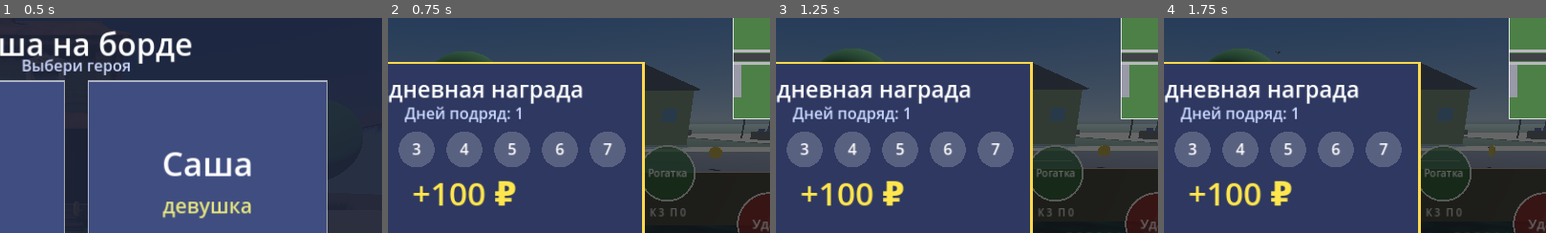
Above: before the commit, frames 1-4 (left to right).
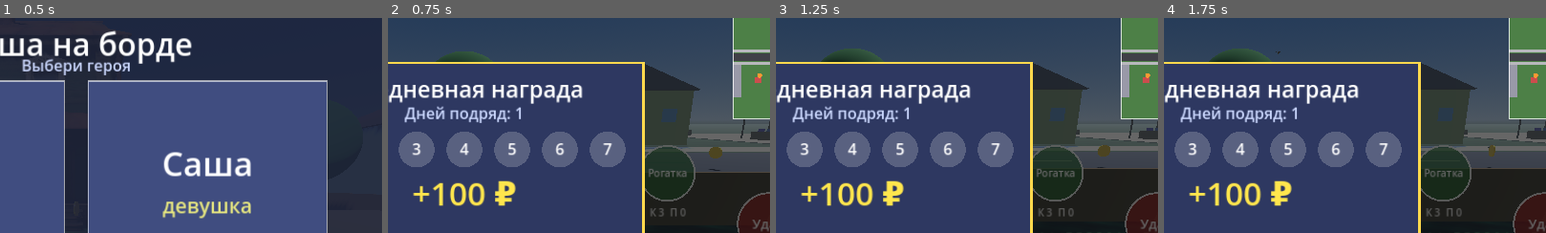
Above: after the commit, the same moments.

Repository: anon-anonymnyy/My-Games-
Game: Godot game, scene res://main.tscn
Two runs of this game, one before a commit and one after it. Both use one fixed random seed, a clock stepped at 60 frames per second and the inputs below.
Inputs (mouse positions are % of the whole screen's width and height, from its top left):
- Up to frame 1 (0.5 s): no input
- Up to frame 2 (0.75 s): tap Enter at 0.5 s; move the mouse to (45, 70) at 0.52 s; click (45, 70) at 0.67 s
- Up to frame 3 (1.25 s): no input
- Up to frame 4 (1.75 s): drag from (80, 65) to (45, 70) at 1.27 s
The pictures show only the part of the screen within x 40-90%, y 12-62%; the shares and areas given below are measured in that part.

Frame 1 is identical in both runs. In frame 2, less than 0.1% of the frame differs, in the area x 96-98%, y 25-31%; in frame 3, less than 0.1%; in frame 4, less than 0.1%.

Commit message:
Add files via upload

Diff:
--- a/main.gd
+++ b/main.gd
@@ -27,11 +27,11 @@
 	{"t": "Заедь в скейт-парк (справа по улице)", "k": "park", "n": 1, "r": 200, "u": ""},
 	{"t": "Набери 8000 очков за трюки", "k": "score", "n": 8000, "r": 1000, "u": ""}]
 const UPGRADES := [
-	{"name": "Покрасить забор", "cost": 300, "inc": 30},
-	{"name": "Клумбы у дома", "cost": 600, "inc": 60},
-	{"name": "Лавочка и фонарь", "cost": 1200, "inc": 120},
-	{"name": "Мастерская во дворе", "cost": 2500, "inc": 250},
-	{"name": "Своя лавка", "cost": 5000, "inc": 500}]
+	{"name": "Покрасить забор", "cost": 500, "inc": 30},
+	{"name": "Клумбы у дома", "cost": 1200, "inc": 60},
+	{"name": "Лавочка и фонарь", "cost": 2500, "inc": 120},
+	{"name": "Мастерская во дворе", "cost": 5000, "inc": 250},
+	{"name": "Своя лавка", "cost": 10000, "inc": 500}]
 const MAX_OFFLINE_H := 8.0
 
 var player: CharacterBody3D
@@ -110,6 +110,7 @@
 	_build_player()
 	_build_hud()
 	_build_story()
+	_build_dojo()
 	_build_audio()
 	_build_stones()
 	_build_birds()
@@ -717,6 +718,7 @@
 	_btn_draw(_btn_hit(), 52, Color(0.7, 0.15, 0.15, 0.6))
 	_text_c("Огонь" if aiming else "Удар", _btn_hit(), 22)
 	_draw_sling_hud(s)
+	_draw_fight(s)
 	_text("Птицы: %d" % int(stats["birds"]), Vector2(22, 288), 16, Color(1, 1, 1, 0.7))
 	if skating:
 		_btn_draw(_btn_brake(), 52, Color(0.8, 0.15, 0.15, 0.75) if brake_id != -1 else Color(0.15, 0.2, 0.35, 0.55))
@@ -932,24 +934,29 @@
 	_reset_trick()
 
 # ---------------- сюжет, NPC, диалоги (сборка 2) ----------------
-const LIGHT_COST := 500
+const LIGHT_COST := 700
+const DOBOK_COST := 600
 const MM_SIZE := 170.0
 const MM_SCALE := 1.3
 const L_PTS := [Vector3(-60, 0, 13), Vector3(-42, 0, 27), Vector3(-26, 0, 13), Vector3(-10, 0, 27), Vector3(8, 0, 13)]
 const CAR_POS := Vector3(-60, 0, 35)
 const DOOR_POS := Vector3(-1.3, 0, -1.0)
 const THUG_WP := [Vector3(-47, 0.04, 35.5), Vector3(-47, 0.04, 31.0), Vector3(-38, 0.04, 22.0), Vector3(0, 0.04, 22.0), Vector3(40, 0.04, 22.0), Vector3(40, 0.04, 17.0), Vector3(0, 0.04, 17.0), Vector3(-40, 0.04, 17.0), Vector3(-47, 0.04, 31.0)]
-const TP := [["Двор", Vector3(0, 0.5, 6)], ["Рынок", Vector3(-50, 0.5, 31)], ["Скейт-парк", Vector3(80, 0.5, 6)]]
+const TP := [["Двор", Vector3(0, 0.5, 6)], ["Рынок", Vector3(-50, 0.5, 31)], ["Скейт-парк", Vector3(80, 0.5, 6)], ["Зал Пака", Vector3(33, 0.5, 2)]]
+const DOJO := Vector3(33, 0, -9)
+const BAG_POS := Vector3(36.8, 0, -3.2)
+const SPAR_START := Vector3(41, 0.04, 6)
 const NPC_DEF := {
 	"lyuda": {"file": "npc_granny", "name": "Тётя Люда", "pos": Vector3(-22, 0, -3), "ry": 0.0},
 	"gosha": {"file": "npc_shopkeeper", "name": "Дядя Гоша", "pos": Vector3(-50, 0, 41.6), "ry": PI},
-	"kesha": {"file": "npc_mechanic", "name": "Кеша", "pos": Vector3(-66, 0, -3), "ry": 0.0}}
+	"kesha": {"file": "npc_mechanic", "name": "Кеша", "pos": Vector3(-66, 0, -3), "ry": 0.0},
+	"pak": {"file": "npc_sensei", "name": "Тренер Пак", "pos": Vector3(31, 0, -3.2), "ry": 0.0}}
 const SHOP := [
-	{"id": "wheels", "name": "Колёса", "desc": "+1 к максимальной скорости", "cost": 300},
-	{"id": "bearings", "name": "Подшипники", "desc": "+1,5 к максимальной скорости", "cost": 700},
-	{"id": "grip", "name": "Грип-лента", "desc": "+20% очков за трюки", "cost": 500},
-	{"id": "pocket", "name": "Большой карман", "desc": "Камней в кармане до 10 (вместо 7)", "cost": 400},
-	{"id": "balls", "name": "Пульки ×10", "desc": "Металлические шарики: летят дальше и точнее", "cost": 150, "kind": "ammo"}]
+	{"id": "wheels", "name": "Колёса", "desc": "+1 к максимальной скорости", "cost": 500},
+	{"id": "bearings", "name": "Подшипники", "desc": "+1,5 к максимальной скорости", "cost": 1500},
+	{"id": "grip", "name": "Грип-лента", "desc": "+20% очков за трюки", "cost": 1000},
+	{"id": "pocket", "name": "Большой карман", "desc": "Камней в кармане до 10 (вместо 7)", "cost": 700},
+	{"id": "balls", "name": "Пульки ×10", "desc": "Металлические шарики: летят дальше и точнее", "cost": 200, "kind": "ammo"}]
 const OBJ := [
 	"Поговори с тётей Людой (она стоит слева от двора)",
 	"Найди дядю Гошу на рынке (кнопка «→ Рынок» вверху)",
@@ -959,11 +966,16 @@
 	"Помой машину дяди Гоши на рынке (%d/14)",
 	"Заплати за свет: %d ₽ у двери бабушкиного дома",
 	"Сходи к Кеше в скейт-шоп (дом далеко слева)",
-	"Купи колёса у Кеши (300 ₽)",
+	"Купи колёса у Кеши (500 ₽)",
 	"Беги к дяде Гоше: на рынке беда!",
 	"Догони вора с кассой! Осталось %d с",
 	"Вернись к дяде Гоше с кассой",
-	"Сборка 2 пройдена! Копи деньги, улучшай дом, катайся"]
+	"Найди тренера Пака: зал тайквондо справа по улице (кнопка «→ Зал Пака»)",
+	"Тренировка: бей мешок кнопкой «Удар» рядом с ним (%d/10)",
+	"Принеси тренеру Паку %d ₽ за форму и абонемент",
+	"Спарринг! Победи подручного: бей «Ударом», отойди, когда он замахнулся",
+	"Вернись к тренеру Паку",
+	"Сборка 4 пройдена! Копи деньги, улучшай дом, катайся, стреляй из рогатки"]
 const DLG := {
 	"prolog": [
 		["Саша", "Щёлк, щёлк… Света нет. Холодильник молчит, чайник молчит. Хоть кто-то в этом доме отдыхает."],
@@ -991,7 +1003,7 @@
 	"kesha1": [
 		["Кеша", "О, Саша! Это что у тебя? Колёса стёрлись, это не доска, а санки."],
 		["Саша", "Денег мало, но колёса нужны."],
-		["Кеша", "Колёса стоят 300 ₽. Подшипники и грип позже, когда разбогатеешь. Заходи, вот прайс."]],
+		["Кеша", "Колёса стоят 500 ₽. Подшипники и грип позже, когда разбогатеешь. Заходи, вот прайс."]],
 	"kesha_hi": [
 		["Кеша", "Заходи! Смотри, что есть."]],
 	"kesha_ok": [
@@ -1005,8 +1017,28 @@
 		["Саша", "Передам привет. Кассу несу дяде Гоше."]],
 	"gosha4": [
 		["Дядя Гоша", "Касса на месте! Саша, ты настоящая находка. Вот премия."],
-		["Дядя Гоша", "Хулиганов гонять хорошо, но надо уметь и постоять за себя. Тренер Пак как раз ищет учеников."],
-		["", "Зал тренера Пака и новые задания появятся в следующем обновлении. Пока катайся, копи деньги и улучшай дом."]],
+		["Дядя Гоша", "Хулиганов гонять хорошо, но надо уметь и постоять за себя. Тренер Пак как раз ищет учеников. Его зал справа по улице."]],
+	"pak1": [
+		["Тренер Пак", "О, новенький! Меня зовут Пак. Тайквондо — это не про драки, а про выдержку и уважение."],
+		["Саша", "Мне бы просто научиться постоять за себя."],
+		["Тренер Пак", "Тогда начнём с мешка. Десять ударов, и считай честно. Кнопка «Удар» у тебя справа, подойди к мешку во дворе."]],
+	"pak2": [
+		["Тренер Пак", "Неплохо! Руки есть, ноги тоже. Дальше нужна форма и абонемент. Это 600 ₽."],
+		["Тренер Пак", "Не жадничай. Деньги на хорошее дело всегда возвращаются. Приходи, когда соберёшь."]],
+	"pak_no": [
+		["Тренер Пак", "Пока не хватает. Поработай, собери монеты и приходи. Я никуда не уйду."]],
+	"pak3": [
+		["Тренер Пак", "Вот так. Форма сидит отлично! Теперь спарринг. Слышишь шаги? Это подручный Хмурого, он пришёл за реваншем."],
+		["Саша", "Только без травм, да?"],
+		["Тренер Пак", "Это спорт, а не война. Не лезь на рожон: когда он замахнулся, отступи, а потом бей. Победа, когда он сел и сдался."]],
+	"spar_win": [
+		["Подручный", "Ладно-ладно! Сдаюсь! Ухожу, Хмурому скажу, что тут все сумасшедшие!"],
+		["Тренер Пак", "Вот это выдержка! Подойди ко мне."]],
+	"pak5": [
+		["Тренер Пак", "Не злился, не паниковал, держал дистанцию. Вот это тайквондо. Держи награду за честный бой."],
+		["Тренер Пак", "Дальше будут новые районы, соревнования и приёмы. А пока тренируйся и копи деньги."]],
+	"hi_pak": [
+		["Тренер Пак", "Спина прямая, дыхание ровное, и всё получится. Заходи, когда будет время."]],
 	"hi_gosha": [
 		["Дядя Гоша", "Заходи, Саша! Работы пока нет, но скоро будет. Рынок любит расторопных."]],
 	"hi_lyuda": [
@@ -1205,6 +1237,11 @@
 	elif thug != null:
 		thug.queue_free()
 		thug = null
+	if i == 15:
+		_spawn_spar()
+	elif spar != null:
+		spar.queue_free()
+		spar = null
 	_apply_story_vis()
 	_save()
 
@@ -1227,6 +1264,13 @@
 
 func _story_target() -> Variant:
 	match story:
+		12, 14, 16:
+			return _npc_pos("pak")
+		13:
+			return BAG_POS
+		15:
+			if spar != null:
+				return spar.position
 		0, 4:
 			return _npc_pos("lyuda")
 		1, 3, 9, 11:
@@ -1249,6 +1293,10 @@
 	match story:
 		2, 5:
 			return t % [sp]
+		13:
+			return t % [sp]
+		14:
+			return t % [DOBOK_COST]
 		4, 10:
 			return t % [int(ceil(step_t))]
 		6:
@@ -1290,11 +1338,26 @@
 	elif story == 7 and id == "kesha":
 		_set_step(8)
 		_start_dlg("kesha1", func(): panel = "shop")
+	elif story == 12 and id == "pak":
+		_set_step(13)
+		_start_dlg("pak1")
+	elif story == 14 and id == "pak":
+		if coins >= DOBOK_COST:
+			coins -= DOBOK_COST
+			_sfx("good")
+			_set_step(15)
+			_start_dlg("pak3")
+		else:
+			_start_dlg("pak_no")
+	elif story == 16 and id == "pak":
+		_reward(500, "Награда от тренера Пака!")
+		_set_step(17)
+		_start_dlg("pak5")
 	elif story == 9 and id == "gosha":
 		_set_step(10)
 		_start_dlg("gosha3")
 	elif story == 11 and id == "gosha":
-		_reward(300, "Премия от дяди Гоши!")
+		_reward(200, "Премия от дяди Гоши!")
 		_set_step(12)
 		_start_dlg("gosha4")
 	elif id == "kesha":
@@ -1327,7 +1390,7 @@
 		sp += 1
 		_update_car()
 		if sp >= 14:
-			_reward(300, "Машина блестит!")
+			_reward(200, "Машина блестит!")
 			_set_step(6)
 			_start_dlg("wash_ok")
 	elif act_id == "pay":
@@ -1349,14 +1412,14 @@
 		if _flat_dist(pp, tp) < 3.0:
 			sp += 1
 			if sp >= L_PTS.size():
-				_reward(150, "Листовки розданы!")
+				_reward(100, "Листовки розданы!")
 				_set_step(3)
 			else:
 				_toast("Листовка доставлена: %d/%d" % [sp, L_PTS.size()])
 	elif story == 4:
 		step_t -= d
 		if _flat_dist(pp, _npc_pos("lyuda")) < 4.5:
-			_reward(250, "Доставка выполнена!")
+			_reward(150, "Доставка выполнена!")
 			_set_step(5)
 			_start_dlg("deliver_ok")
 		elif step_t <= 0.0:
@@ -1369,7 +1432,7 @@
 		step_t -= d
 		_thug_move(d)
 		if _flat_dist(pp, thug.position) < 3.0:
-			_reward(500, "Вор пойман!")
+			_reward(300, "Вор пойман!")
 			_set_step(11)
 			_start_dlg("thug_caught")
 		elif step_t <= 0.0:
@@ -1431,6 +1494,7 @@
 	_mm_rect(-15, -13, 15, 10, Color(0.45, 0.62, 0.4))
 	_mm_rect(-9.5, -12.5, 1.5, -5.5, Color(0.8, 0.45, 0.35))
 	_mm_rect(-71, -12.5, -61, -5.5, Color(0.3, 0.35, 0.5))
+	_mm_rect(28.5, -12.5, 37.5, -5.5, Color(0.8, 0.3, 0.3))
 	_mm_rect(-70, 30, -30, 58, Color(0.85, 0.8, 0.65))
 	_mm_rect(54, -31, 106, 11, Color(0.6, 0.6, 0.66))
 	for id in npcs.keys():
@@ -2149,9 +2213,20 @@
 func _sling_update(d: float) -> void:
 	if sling == null:
 		return
-	sling.visible = aiming and not skating
-	if not sling.visible:
-		return
+	var fp := aiming and not skating
+	sling.visible = fp
+	if model != null:
+		model.visible = not (fp and cam.position.length() < 0.8)
+	if not fp:
+		if sling.get_parent() != visual:
+			sling.reparent(visual, false)
+			sling.position = Vector3(0.2, 1.3, 0.5)
+			sling.rotation = Vector3.ZERO
+		return
+	if sling.get_parent() != cam:
+		sling.reparent(cam, false)
+		sling.position = Vector3(0.17, -0.2, -0.42)
+		sling.rotation = Vector3(0.25, PI, 0.0)
 	var want := 1.0 if fire_cd < 0.25 else 0.0
 	sling_pull = move_toward(sling_pull, want, (4.0 if want > 0.5 else 30.0) * d)
 	var p := Vector3(0, 0.13, -0.03 - sling_pull * 0.3)
@@ -2196,7 +2271,7 @@
 	if not h.is_empty():
 		tgt = h["position"]
 	var fw := Vector3(sin(heading), 0, cos(heading))
-	var origin := player.global_position + Vector3(0, 1.35, 0) + fw * 0.45
+	var origin := cam.global_position + cf * 0.5 + Vector3(0, -0.12, 0)
 	var dir := (tgt - origin).normalized()
 	var mi := MeshInstance3D.new()
 	var sm := SphereMesh.new()
@@ -2272,6 +2347,141 @@
 		_btn_draw(ac, 46, Color(0.25, 0.25, 0.4, 0.75))
 		_text_c("Пулька" if use_balls else "Камень", ac, 17)
 
+
+# ---------------- зал тайквондо и спарринг ----------------
+var spar: Node3D
+var spar_hp := 50.0
+var php := 100.0
+var spar_cd := 1.5
+var spar_wind := 0.0
+var spar_stun := 0.0
+var bag_pivot: Node3D
+var bag_sway := 0.0
+var bag_t := 0.0
+
+func _build_dojo() -> void:
+	_house(DOJO.x, DOJO.z, 9, 7, 4.5, Color(0.93, 0.9, 0.82), Color(0.65, 0.15, 0.15), 1.0)
+	_label("ТАЙКВОНДО", Vector3(DOJO.x, 5.4, DOJO.z + 3.9), 64, Color(1, 0.9, 0.5))
+	_box(Vector3(BAG_POS.x, 0.03, BAG_POS.z), Vector3(3.6, 0.06, 3.2), Color(0.6, 0.78, 0.5), false)
+	_box(Vector3(BAG_POS.x + 1.8, 1.75, BAG_POS.z), Vector3(0.14, 3.5, 0.14), Color(0.35, 0.22, 0.12), false)
+	_box(Vector3(BAG_POS.x + 0.6, 3.45, BAG_POS.z), Vector3(2.4, 0.14, 0.14), Color(0.35, 0.22, 0.12), false)
+	bag_pivot = Node3D.new()
+	bag_pivot.position = Vector3(BAG_POS.x, 3.4, BAG_POS.z)
+	add_child(bag_pivot)
+	var cm := CapsuleMesh.new()
+	cm.radius = 0.3
+	cm.height = 1.3
+	var bm := MeshInstance3D.new()
+	bm.mesh = cm
+	bm.material_override = _mat(Color(0.75, 0.15, 0.15), 0.7)
+	bm.position = Vector3(0, -1.5, 0)
+	bag_pivot.add_child(bm)
+	var ch := BoxMesh.new()
+	ch.size = Vector3(0.03, 0.8, 0.03)
+	var cmi := MeshInstance3D.new()
+	cmi.mesh = ch
+	cmi.material_override = _mat(Color(0.3, 0.3, 0.33))
+	cmi.position = Vector3(0, -0.4, 0)
+	bag_pivot.add_child(cmi)
+
+func _npc_anim(n: Node3D, a: String) -> void:
+	var an := n.find_child("AnimationPlayer", true, false) as AnimationPlayer
+	if an != null and an.has_animation(a) and an.current_animation != a:
+		an.play(a)
+
+func _spawn_spar() -> void:
+	if spar != null:
+		spar.queue_free()
+	spar = _spawn_npc("npc_thug", "Подручный", SPAR_START, PI, false)
+	spar_hp = 50.0
+	php = 100.0
+	spar_cd = 2.0
+	spar_wind = 0.0
+	spar_stun = 0.0
+
+func _fight_hit() -> void:
+	if player == null:
+		return
+	var pp := player.global_position
+	if story == 13 and _flat_dist(pp, BAG_POS) < 2.8:
+		sp += 1
+		bag_sway = 1.0
+		_sfx("land")
+		if sp >= 10:
+			_reward(200, "Мешок побеждён!")
+			_set_step(14)
+			_start_dlg("pak2")
+		else:
+			_toast("Удар по мешку: %d/10" % sp)
+	elif story == 15 and spar != null and dlg.size() == 0 and _flat_dist(pp, spar.position) < 2.7:
+		var dv := spar.position - pp
+		heading = atan2(dv.x, dv.z)
+		spar_hp -= 10.0 if punch_n % 2 == 1 else 14.0
+		spar_stun = 0.45
+		spar.position += dv.normalized() * 0.7
+		_sfx("whoosh")
+		spar_wind = 0.0
+		if spar_hp <= 0.0:
+			_npc_anim(spar, "fall")
+			_set_step(16)
+			_start_dlg("spar_win")
+		else:
+			_npc_anim(spar, "land")
+
+func _fight_update(d: float) -> void:
+	bag_t += d
+	if bag_pivot != null:
+		bag_sway = maxf(0.0, bag_sway - d * 0.6)
+		bag_pivot.rotation.z = sin(bag_t * 9.0) * bag_sway * 0.35
+	if story != 15 or spar == null or dlg.size() > 0 or player == null:
+		return
+	var pp := player.global_position
+	var dv := pp - spar.position
+	dv.y = 0.0
+	var dist := dv.length()
+	spar.rotation.y = lerp_angle(spar.rotation.y, atan2(dv.x, dv.z), minf(1.0, 8.0 * d))
+	if spar_stun > 0.0:
+		spar_stun -= d
+		return
+	if spar_wind > 0.0:
+		spar_wind -= d
+		if spar_wind <= 0.0:
+			if dist < 2.4:
+				php -= 8.0
+				vel += dv.normalized() * 5.0
+				_sfx("bad")
+				_toast("Подручный попал! Береги дыхание")
+			_npc_anim(spar, "idle")
+			if php <= 0.0:
+				php = 100.0
+				spar_hp = 50.0
+				spar.position = SPAR_START
+				spar_cd = 2.5
+				_toast("Не вышло! Тренер Пак: «Соберись и ещё раз!»")
+		return
+	if dist > 1.8:
+		spar.position += dv.normalized() * 3.4 * d
+		_npc_anim(spar, "run")
+	else:
+		_npc_anim(spar, "idle")
+		spar_cd -= d
+		if spar_cd <= 0.0:
+			spar_cd = 1.6
+			spar_wind = 0.55
+			_npc_anim(spar, "punch" if randi() % 2 == 0 else "kick")
+
+func _draw_fight(s: Vector2) -> void:
+	if story != 15 or spar == null or dlg.size() > 0:
+		return
+	var w := 360.0
+	var x0 := s.x * 0.5 - w * 0.5
+	_text("Подручный", Vector2(x0, 98), 18, Color(1, 0.85, 0.85))
+	hud.draw_rect(Rect2(x0, 104, w, 16), Color(0, 0, 0, 0.6))
+	hud.draw_rect(Rect2(x0, 104, w * clampf(spar_hp / 50.0, 0.0, 1.0), 16), Color(0.85, 0.2, 0.2))
+	_text("Саша", Vector2(x0, 140), 18, Color(0.85, 1, 0.85))
+	hud.draw_rect(Rect2(x0, 146, w, 16), Color(0, 0, 0, 0.6))
+	hud.draw_rect(Rect2(x0, 146, w * clampf(php / 100.0, 0.0, 1.0), 16), Color(0.25, 0.75, 0.3))
+
 # ---------------- ввод ----------------
 func _input(event: InputEvent) -> void:
 	if event is InputEventScreenTouch:
@@ -2416,6 +2626,7 @@
 		punch_t = 0.7
 		cur_anim = ""
 		_play("kick")
+	_fight_hit()
 
 # ---------------- игровой цикл ----------------
 func _physics_process(d: float) -> void:
@@ -2573,6 +2784,7 @@
 		_npcs_update(d)
 		_stones_update(d)
 		_birds_update(d)
+		_fight_update(d)
 		_act_update()
 	mini.visible = state == "play"
 	mini.position = Vector2(_vs().x - MM_SIZE - 20, 84)
@@ -2615,9 +2827,9 @@
 				board.rotation = Vector3.ZERO
 		else:
 			board.rotation = Vector3.ZERO
-	var cam_tp := Vector3(0.75, 0.15, 1.9) if aiming else Vector3(0, 0, 3.4 if skating else 2.7)
+	var cam_tp := Vector3(0.0, -0.05, 0.0) if aiming else Vector3(0, 0, 3.4 if skating else 2.7)
 	cam.position = cam.position.lerp(cam_tp, minf(1.0, 10.0 * d))
-	cam.fov = lerpf(cam.fov, 55.0 if aiming else 70.0, minf(1.0, 10.0 * d))
+	cam.fov = lerpf(cam.fov, 62.0 if aiming else 70.0, minf(1.0, 10.0 * d))
 	cam_pivot.rotation = Vector3(pitch, yaw, 0)
 	var ip: Vector3 = prev_pos.lerp(cur_pos, Engine.get_physics_interpolation_fraction())
 	visual.global_position = ip
